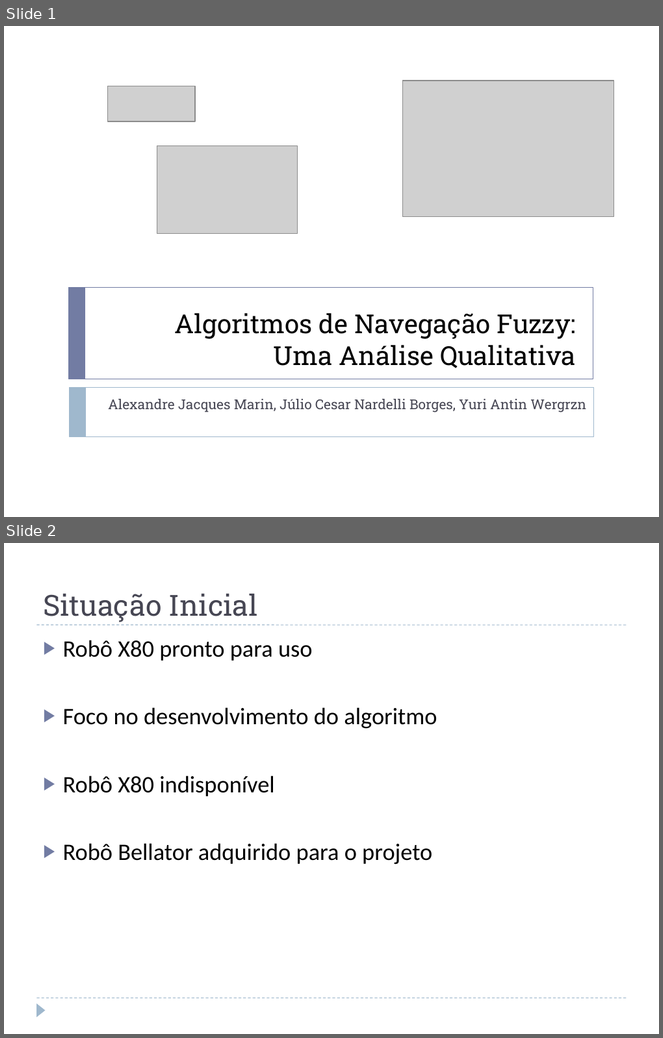
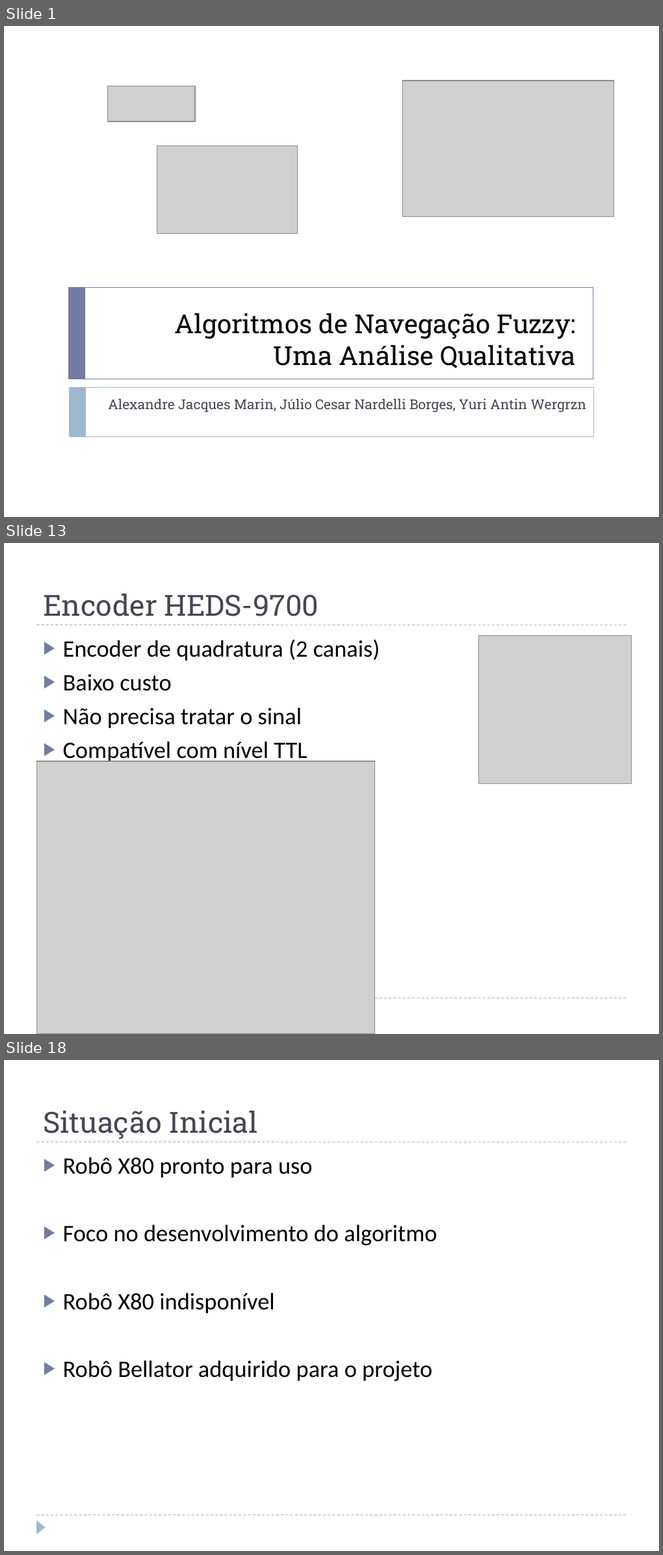
Before and after one commit to jcnborges/TCC, a slide deck: qualificacao.pptx. Shown one above the other, each under a label of ours: slides 1 and 2 before the commit, slides 1, 13 and 18 after it; the slides between them are not shown. The pictures are 663x1038 and 663x1555 pixels, drawn with LibreOffice and Linux fonts; fonts in the diff are those of the drawing; grey boxes stand for pictures. Boxes give left, top, right and bottom in pixels: in the first picture for what was removed or moved away, otherwise in the second. Text is boxed around its words. In the diff, an @@ line names an element or a change of style, - is before the commit and + after.

```diff
--- a/qualificacao.pptx
+++ b/qualificacao.pptx
@@ slide 13 added at (x1=4, y1=543, x2=659, y2=1034), background #FFFFFF; not listed: 3 template elements that a slide beside it also shows @@
@@ title added at (x1=43, y1=594, x2=319, y2=616), 32 pt, text #464653 @@
+Encoder HEDS-9700
@@ text added at (x1=63, y1=639, x2=380, y2=764), 26 pt, text #000000 @@
+▶ Encoder de quadratura (2 canais)
+▶ Baixo custo
+▶ Não precisa tratar o sinal
+▶ Compatível com nível TTL
@@ picture added at (x1=479, y1=636, x2=632, y2=784) @@
@@ picture added at (x1=36, y1=761, x2=375, y2=1034) @@
@@ what was slide 2 is now slide 18 @@
```
Also in this commit, not shown: 15 other slides added.
